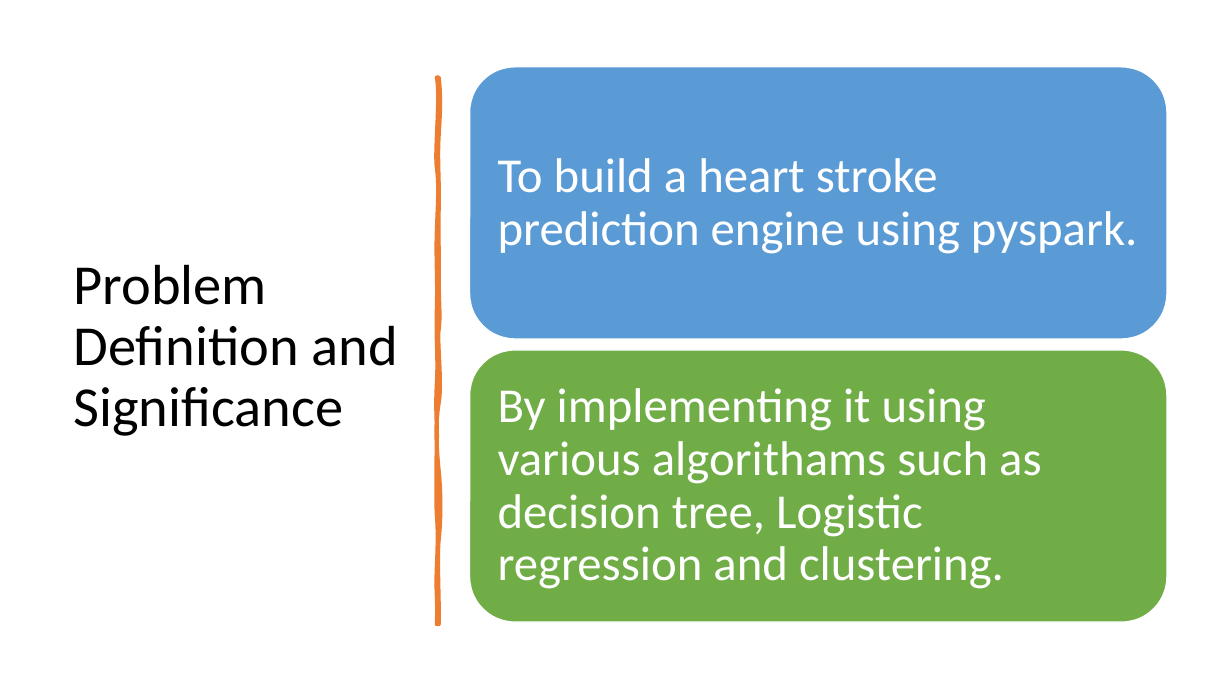
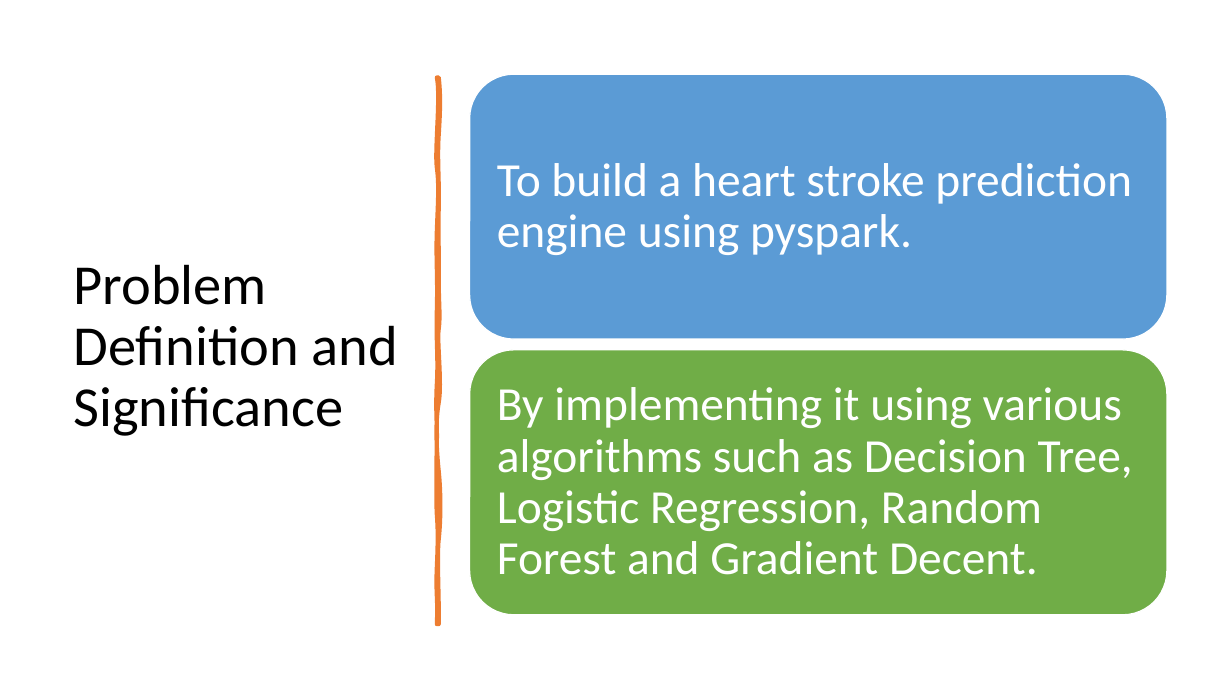
Before and after one commit to dudyalasaisumanth/bigdataproject, a slide deck: slide 4 of Big_Data_Project_Presentation.pptx. Drawn at 1232x693 pixels with LibreOffice and Linux fonts; fonts in the diff are those of the drawing. Boxes give left, top, right and bottom in pixels: in the first picture for what was removed or moved away, otherwise in the second. Text is boxed around its words. In the diff, an @@ line names an element or a change of style, - is before the commit and + after.

Commit message:
final

```diff
--- a/Big_Data_Project_Presentation.pptx
+++ b/Big_Data_Project_Presentation.pptx
@@ rounded rectangle: place and size @@
-rounded rectangle at [470, 67, 1167, 338]
+rounded rectangle at [470, 74, 1167, 339]
@@ text "To build a heart stroke ..." at [497, 163, 1132, 255]: size 38 to 37 pt @@
@@ rounded rectangle: place and size @@
-rounded rectangle at [470, 350, 1167, 622]
+rounded rectangle at [470, 350, 1167, 616]
@@ text at [497, 387, 1133, 575]: text changed; size 38 to 37 pt @@
-By implementing it using various algorithams such as decision tree, Logistic regression and clustering.
+By implementing it using various algorithms such as Decision Tree, Logistic Regression, Random Forest and Gradient Decent.
```
Also in this commit, not shown: 2 other slides changed.
